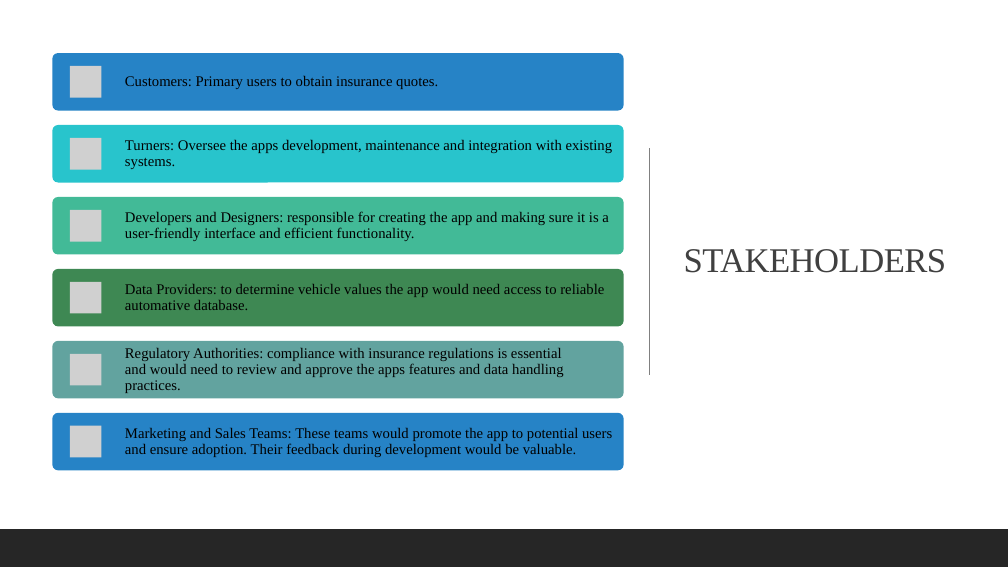
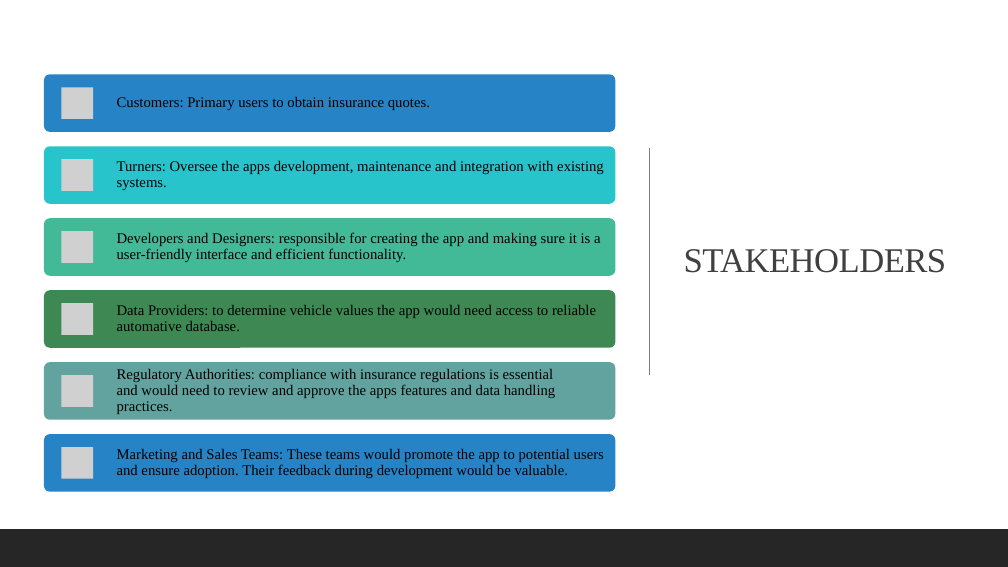
Before and after one commit to justhaylz/mission-one-app, a slide deck: slide 2 of Mission One.pptx. Drawn at 1008x567 pixels with LibreOffice and Linux fonts; fonts in the diff are those of the drawing; grey boxes stand for pictures. Boxes give left, top, right and bottom in pixels: in the first picture for what was removed or moved away, otherwise in the second. Text is boxed around its words. In the diff, an @@ line names an element or a change of style, - is before the commit and + after.

```diff
--- a/Mission One.pptx
+++ b/Mission One.pptx
@@ 6 texts, 6 rounded rectangles, 3 pictures: place and size @@
-6 texts, 6 rounded rectangles, 3 pictures at bbox=[52, 53, 624, 470]
+6 texts, 6 rounded rectangles, 3 pictures at bbox=[44, 74, 616, 492]
@@ picture removed at bbox=[70, 282, 101, 314] @@
@@ picture added at bbox=[61, 303, 93, 335] @@
@@ picture removed at bbox=[70, 354, 101, 386] @@
@@ picture added at bbox=[61, 375, 93, 407] @@
@@ picture added at bbox=[61, 447, 93, 479] @@
@@ picture removed at bbox=[70, 426, 101, 457] @@
```
Also in this commit, not shown: 6 other files.
